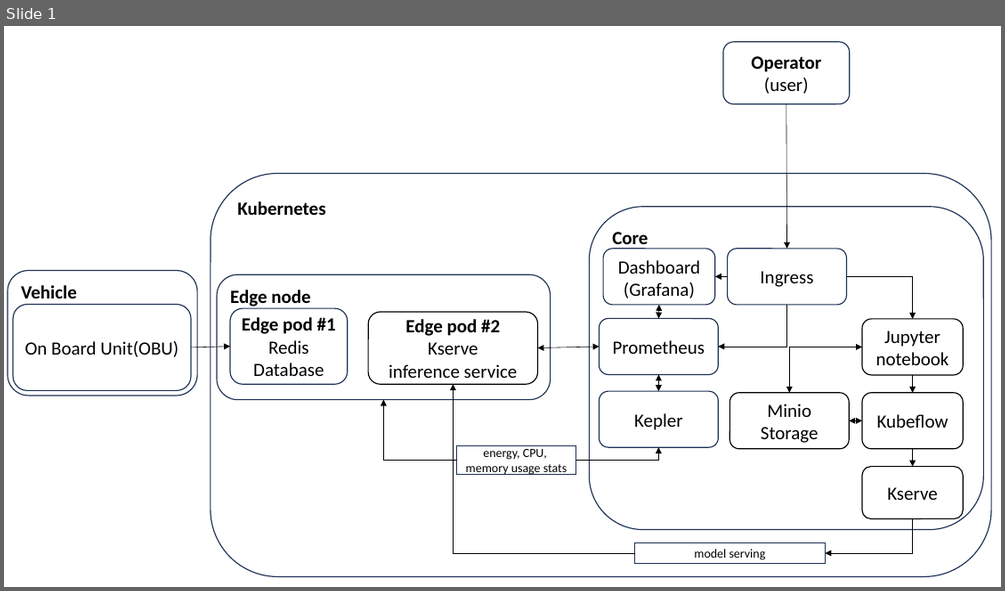
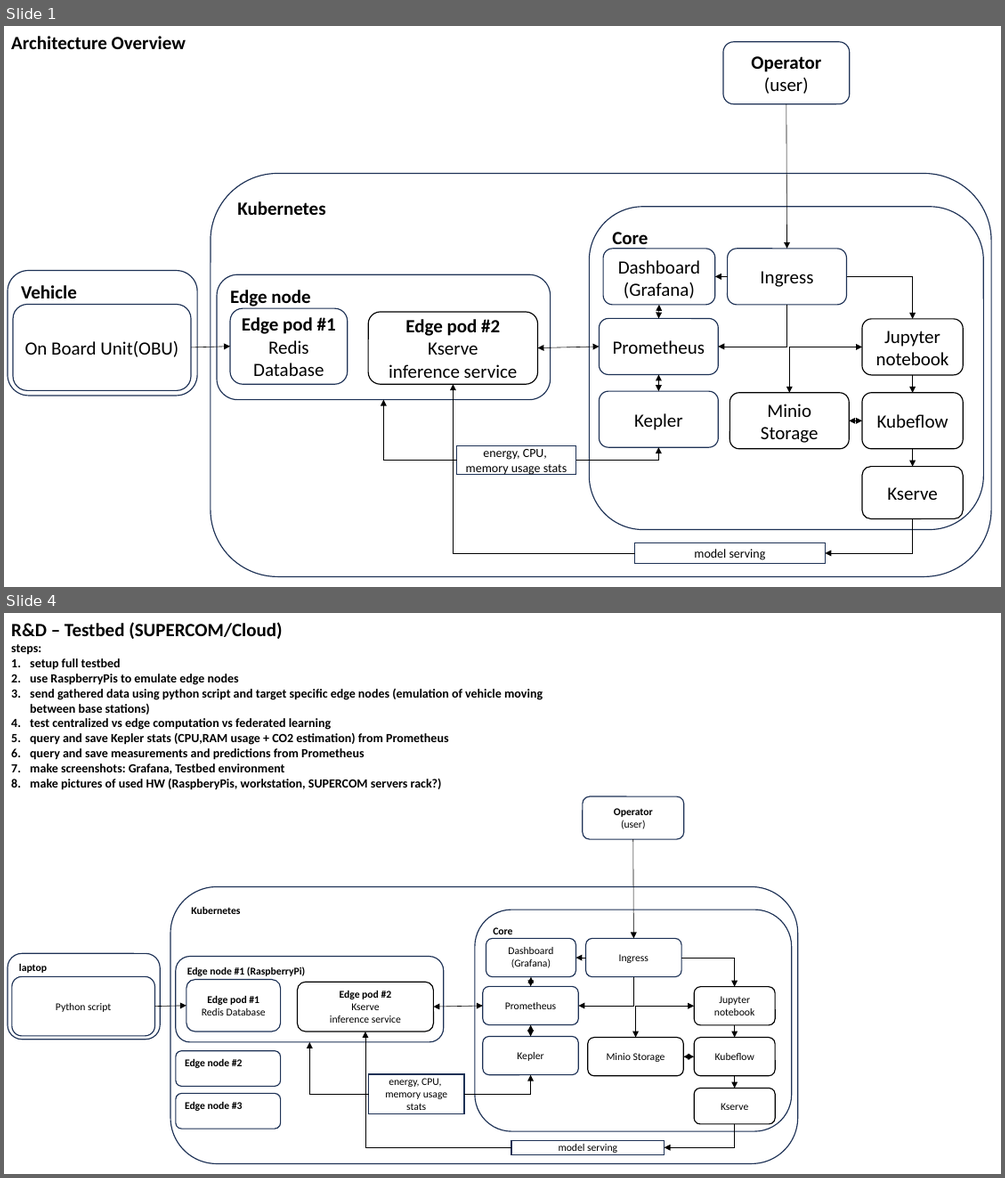
Before and after one commit to 5uperpalo/success6g-edge, a slide deck: img/success6g_edge_architecture.pptx. Shown one above the other, each under a label of ours: slide 1 before the commit, slides 1 and 4 after it; the slides between them are not shown. The pictures are 1005x591 and 1005x1178 pixels, drawn with LibreOffice and Linux fonts; fonts in the diff are those of the drawing. Boxes give left, top, right and bottom in pixels: in the first picture for what was removed or moved away, otherwise in the second. Text is boxed around its words. In the diff, an @@ line names an element or a change of style, - is before the commit and + after.

Commit message:
added architectures

```diff
--- a/img/success6g_edge_architecture.pptx
+++ b/img/success6g_edge_architecture.pptx
@@ slide 4 added at box(4, 613, 1001, 1174), background #FFFFFF @@
@@ text added at box(11, 622, 542, 790), 12 pt, text #000000, bold @@
+R&D – Testbed (SUPERCOM/Cloud)
+steps:
+1. setup full testbed
+2. use RaspberryPis to emulate edge nodes
+3. send gathered data using python script and target specific edge nodes (emulation of vehicle moving between base stations)
+4. test centralized vs edge computation vs federated learning
+5. query and save Kepler stats (CPU,RAM usage + CO2 estimation) from Prometheus
+6. query and save measurements and predictions from Prometheus
+7. make screenshots: Grafana, Testbed environment
+8. make pictures of used HW (RaspberyPis, workstation, SUPERCOM servers rack?)
@@ group added at box(8, 796, 798, 1163): 18 rounded rectangles, 6 elbow arrows, 5 arrows, 4 double arrows, 2 rectangles, 1 elbow double arrow @@
+laptop
+Edge node #1 (RaspberryPi)
+Edge pod #1
+Redis Database
+Python script
+Kubernetes
+Prometheus
+Dashboard (Grafana)
+Core
+Kubeflow
+Kepler
+Ingress
+Operator
+(user)
+Edge pod #2
+Kserve
+inference service
+Minio Storage
+Jupyter notebook
+energy, CPU,
+memory usage stats
+Kserve
+model serving
+Edge node #2
+Edge node #3
@@ slide 1 changed as well @@
@@ text added at box(11, 36, 186, 49), 18 pt, text #000000, bold @@
+Architecture Overview
```
Also in this commit, not shown: 3 other slides added, 3 other files.
